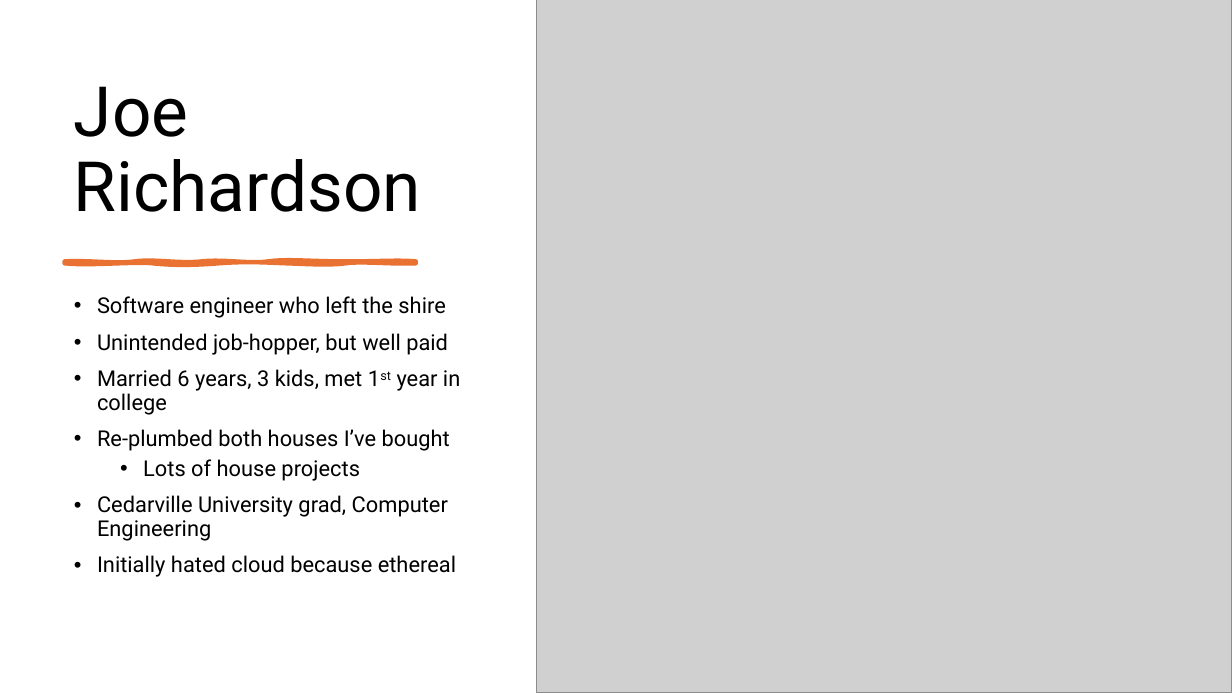
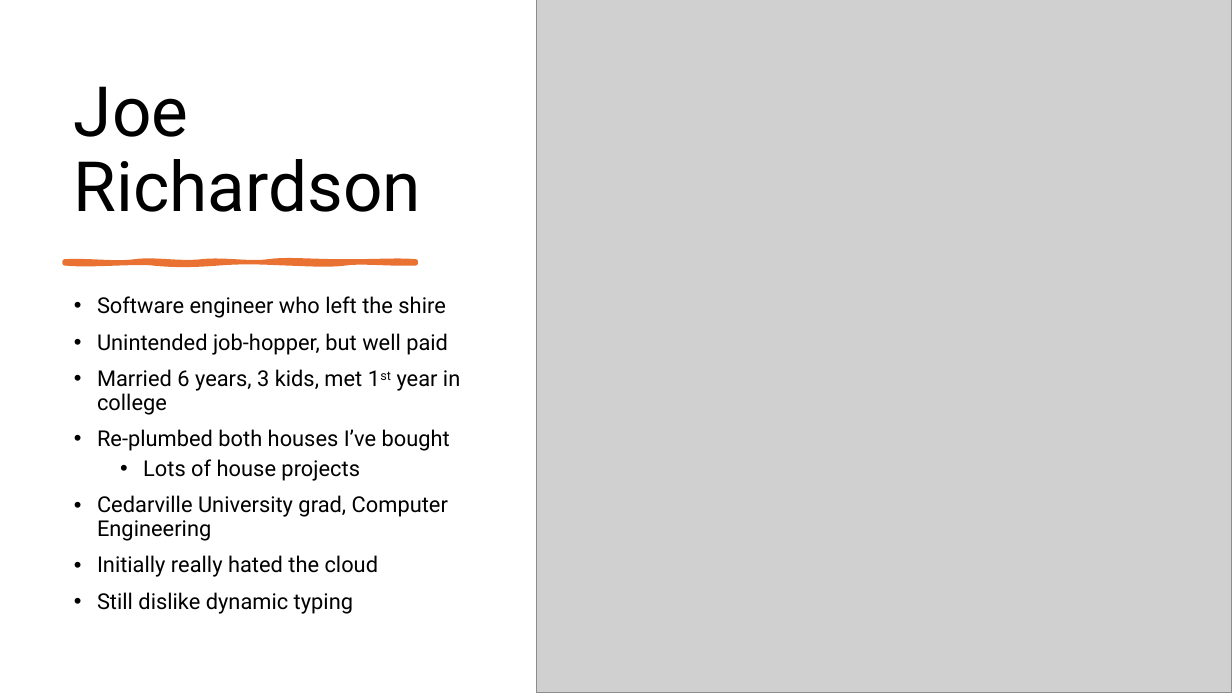
Before and after one commit to TriStateSWEngineers/presentations, a slide deck: slide 2 of December_7_2024/Kubernetes 12-7.pptx. Drawn at 1232x693 pixels with LibreOffice and Linux fonts; fonts in the diff are those of the drawing; grey boxes stand for pictures. Boxes give left, top, right and bottom in pixels: in the first picture for what was removed or moved away, otherwise in the second. Text is boxed around its words. In the diff, an @@ line names an element or a change of style, - is before the commit and + after.

Commit message:
Updated presentation

```diff
--- a/December_7_2024/Kubernetes 12-7.pptx
+++ b/December_7_2024/Kubernetes 12-7.pptx
@@ text at [97, 555, 379, 614]: text changed @@
-• Initially hated cloud because ethereal
+• Initially really hated the cloud
+• Still dislike dynamic typing
```
Also in this commit, not shown: 1 other slide changed.
